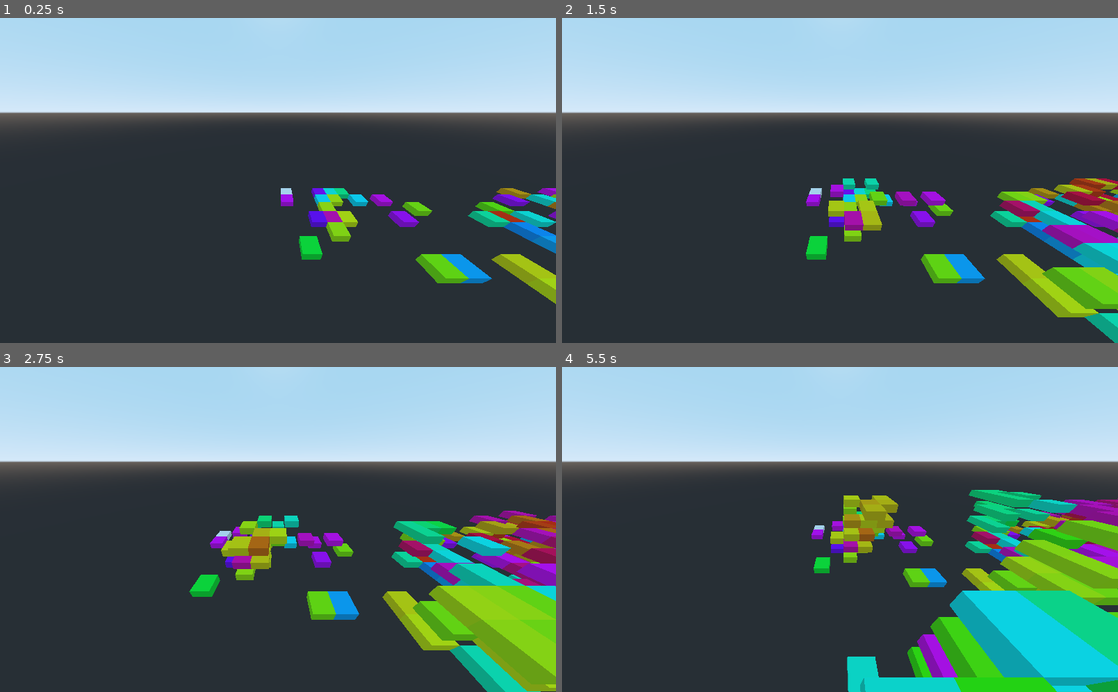
Above: before the commit, frames 1-4 (two rows, left to right).
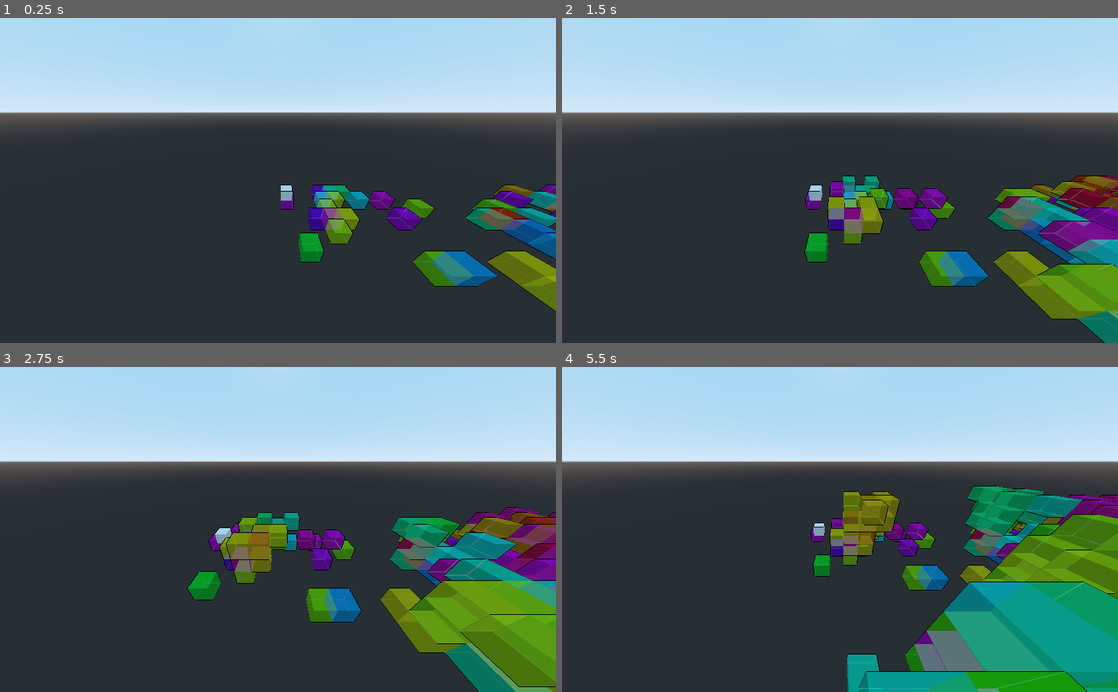
Above: after the commit, the same moments.

Repository: Nyveon/Conways-Block-Universe
Game: Godot game, scene res://Main.tscn
The game is run twice, just before and just after one commit, with the same random seed, the same clock (stepped at 60 frames per second) and the same inputs.
Inputs (mouse positions are in pixels of both pictures, inside the frame that each line leads up to):
- Up to frame 1 (0.25 s): no input
- Up to frame 2 (1.5 s): tap Enter at 0.5 s; move the mouse to (962, 164) at 0.52 s; hold D 0.53-1.25 s; tap F at 0.6 s; click (962, 164) at 0.67 s; drag from (728, 196) to (812, 245) at 1.27 s
- Up to frame 3 (2.75 s): tap Space at 2 s; move the mouse to (333, 458) at 2.02 s; hold D from 2.03 s (still down); tap Q at 2.1 s; tap F at 2.3 s
- Up to frame 4 (5.5 s): release D at 2.75 s; drag from (812, 594) to (673, 480) at 2.77 s; tap Enter at 3.5 s; move the mouse to (1006, 578) at 3.52 s; hold A 3.53-4.25 s; tap F at 3.6, 5.3 s; drag from (673, 480) to (756, 448) at 4.27 s; tap Space at 5 s; move the mouse to (867, 529) at 5.02 s; hold S from 5.03 s (still down); tap Q at 5.1 s; click (867, 529) at 5.17 s

The runs differ from the first frame. In frame 1, 7.2% of the frame differs, in the area x 50-100%, y 51-91%; in frame 2, 12%; in frame 3, 17%; in frame 4, 22%, in the area x 44-100%, y 36-100%.

Commit message:
Transparency and outlines

Diff:
--- /dev/null
+++ b/3d_pixel_perfect_outline.shader
@@ -0,0 +1,22 @@
+shader_type spatial;
+render_mode cull_front, unshaded, skip_vertex_transform;
+uniform vec4 albedo : hint_color;
+uniform float outline_width = 1.0;
+
+void vertex() {
+	mat4 matrix_m = WORLD_MATRIX;
+	mat4 matrix_vp = PROJECTION_MATRIX * INV_CAMERA_MATRIX;
+
+	vec4 clip_position = matrix_vp * (matrix_m * vec4(VERTEX, 1.0));
+	vec3 clip_normal = mat3(matrix_vp) * (mat3(matrix_m) * NORMAL);
+
+	vec2 screen_size = VIEWPORT_SIZE;
+	vec2 offset = normalize(clip_normal.xy) / screen_size.xy * outline_width * clip_position.w * 2.0;
+	clip_position.xy += offset;
+
+	VERTEX = (INV_PROJECTION_MATRIX * clip_position).xyz;
+}
+
+void fragment() {
+	ALBEDO = albedo.rgb;
+}
--- a/Cells.gd
+++ b/Cells.gd
@@ -126,7 +126,7 @@
 		for c in self.cells:
 			if c.value == 1:
 				multimesh.set_instance_transform(i, Transform(Basis(), Vector3(c.x, depth, c.y)))
-				multimesh.set_instance_color(i, Color.from_hsv(c.hue, 1, 1))
+				multimesh.set_instance_color(i, Color.from_hsv(c.hue, 1, 1, 0.5))
 				i += 1
 		return i
 
--- a/Material.tres
+++ b/Material.tres
@@ -1,4 +1,14 @@
-[gd_resource type="SpatialMaterial" format=2]
+[gd_resource type="SpatialMaterial" load_steps=3 format=2]
+
+[ext_resource path="res://3d_pixel_perfect_outline.shader" type="Shader" id=1]
+
+[sub_resource type="ShaderMaterial" id=1]
+shader = ExtResource( 1 )
+shader_param/albedo = null
+shader_param/outline_width = 1.0
 
 [resource]
+next_pass = SubResource( 1 )
+flags_transparent = true
+flags_vertex_lighting = true
 vertex_color_use_as_albedo = true
--- a/MultiMesh.tres
+++ b/MultiMesh.tres
@@ -2,14 +2,14 @@
 
 [ext_resource path="res://Material.tres" type="Material" id=1]
 
-[sub_resource type="CubeMesh" id=2]
+[sub_resource type="CubeMesh" id=1]
 material = ExtResource( 1 )
-size = Vector3( 1, 0.5, 1 )
+size = Vector3( 1, 1, 1 )
 
 [resource]
 color_format = 2
 transform_format = 1
 instance_count = 1
-mesh = SubResource( 2 )
+mesh = SubResource( 1 )
 transform_array = PoolVector3Array( 1, 0, 0, 0, 1, 0, 0, 0, 1, 0, 0, 0 )
 color_array = PoolColorArray( 1, 1, 1, 1 )
